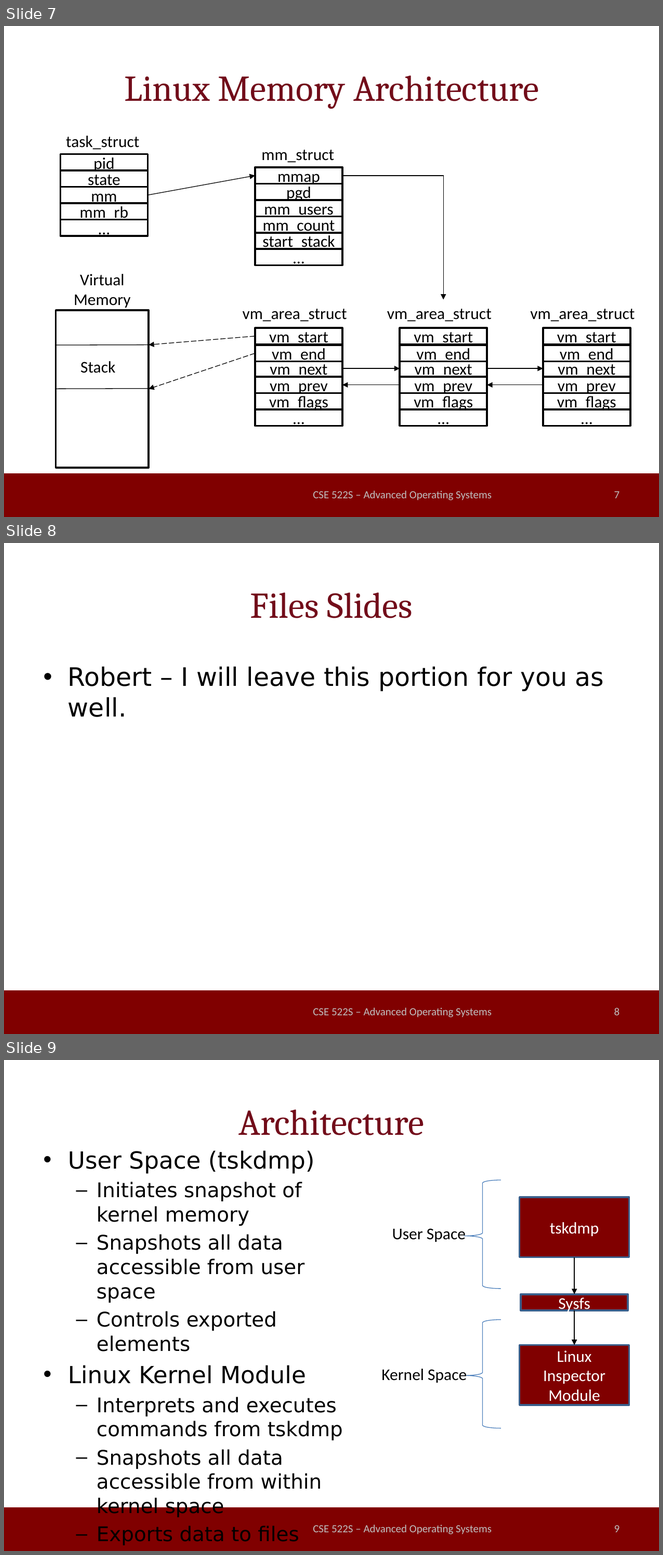
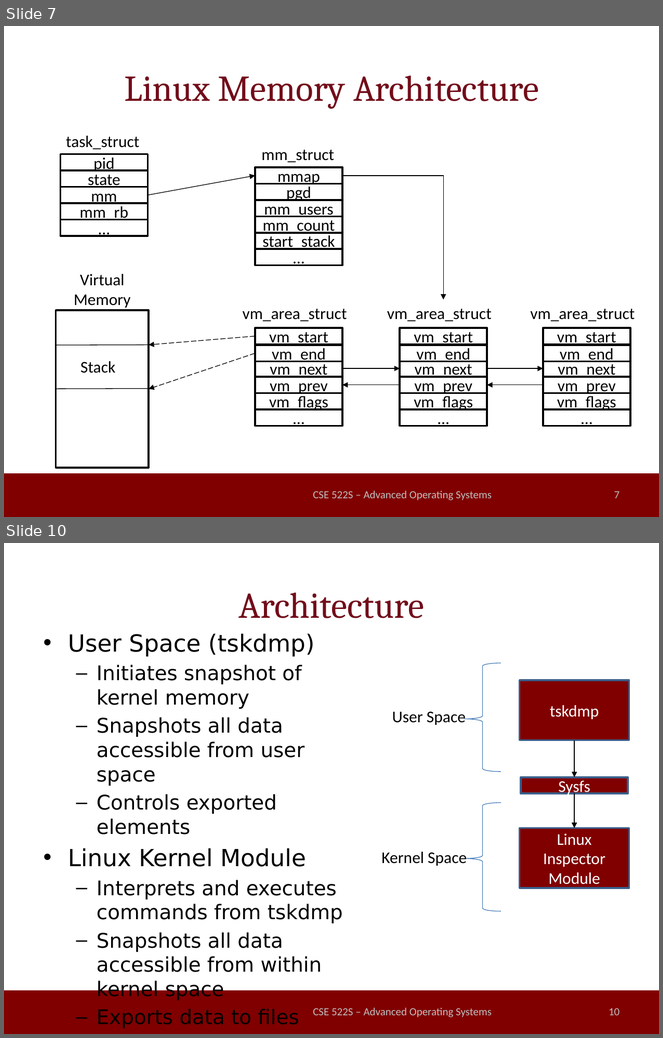
Before and after one commit to millerrt3/LinuxSuspendable, a slide deck: final_presentation.pptx. Shown one above the other, each under a label of ours: slides 7, 8 and 9 before the commit, slides 7 and 10 after it; the slides between them are not shown. The pictures are 663x1555 and 663x1038 pixels, drawn with LibreOffice and Linux fonts; fonts in the diff are those of the drawing; background and template pictures are left out. Boxes give left, top, right and bottom in pixels: in the first picture for what was removed or moved away, otherwise in the second. Text is boxed around its words. In the diff, an @@ line names an element or a change of style, - is before the commit and + after.

```diff
--- a/final_presentation.pptx
+++ b/final_presentation.pptx
@@ slide 8 removed at [4,543,659,1034], background #FFFFFF; not listed: 1 template element that a slide beside it also shows @@
@@ title removed at [250,592,413,618] @@
-Files Slides
@@ text removed at [68,666,604,717] @@
-• Robert – I will leave this portion for you as well.
@@ text removed at [313,1008,492,1018] @@
-CSE 522S – Advanced Operating Systems
@@ page number removed at [614,1008,620,1016] @@
-8
@@ what was slide 9 is now slide 10 @@
@@ page number at [609,1008,620,1016]: text changed @@
-9
+10
```
Also in this commit, not shown: 3 slides added.
